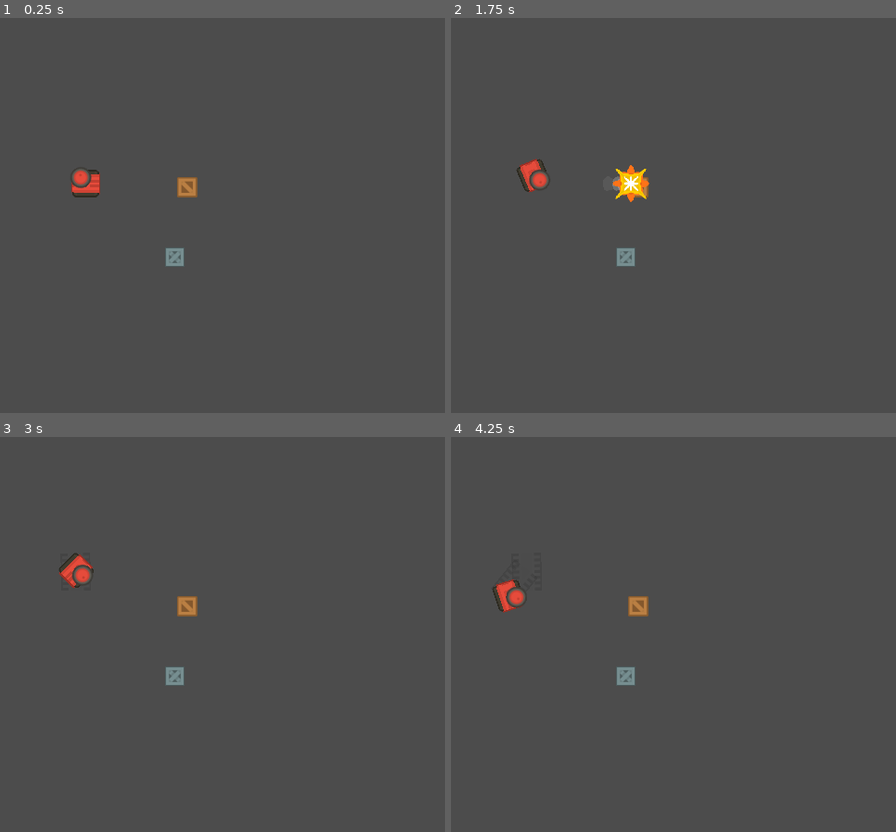
Above: before the commit, frames 1-4 (two rows, left to right).
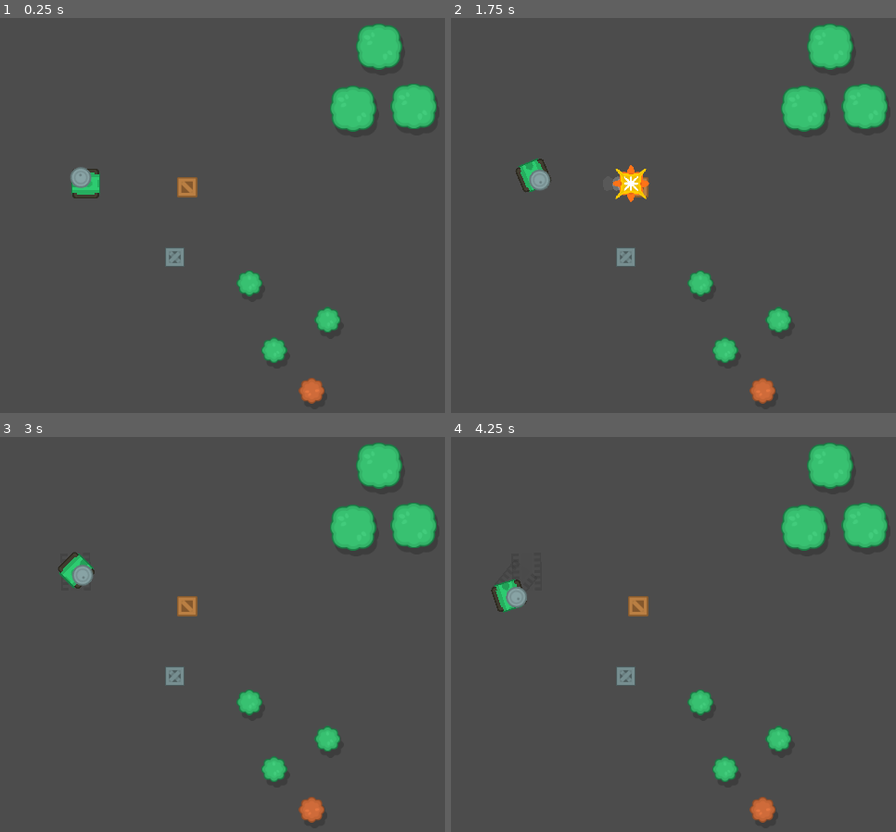
Above: after the commit, the same moments.

Repository: RuanSR/rogue-tank-game
Game: Godot game, scene res://src/Levels/TestLevel/View/TestArea.tscn
Same seed, same stepped clock (60 frames per second), same inputs: the game is played once before the commit and once after it. The engine's default icon, where the game draws it, is replaced by a stand-in: a white triangle on a blue panel in a dark square.
Inputs (mouse positions are in pixels of both pictures, inside the frame that each line leads up to):
- Up to frame 1 (0.25 s): no input
- Up to frame 2 (1.75 s): tap Enter at 0.5 s; move the mouse to (outside the picture) at 0.52 s; hold Right (ui_right) 0.53-1.28 s; tap Space at 1.25 s; move the mouse to (593, 219) at 1.27 s; hold Down (ui_down) from 1.28 s (still down)
- Up to frame 3 (3 s): move the mouse to (364, 519) at 2.02 s; release Down (ui_down) at 2.03 s; hold Right (ui_right) 2.03-2.78 s; move the mouse to (253, 701) at 2.77 s; hold Up (ui_up) from 2.78 s (still down)
- Up to frame 4 (4.25 s): move the mouse to (outside the picture) at 3.52 s; release Up (ui_up) at 3.53 s; hold Left (ui_left) from 3.53 s (still down)

The runs differ from the first frame. In frame 1, 4.5% of the frame differs, in the area x 15-99%, y 1-98%; in frame 2, 4.5%; in frame 3, 4.6%, in the area x 13-99%, y 1-98%; in frame 4, 4.6%.

Commit message:
feat: Adicionou node Tree

Diff:
--- a/src/Levels/TestLevel/View/TestArea.tscn
+++ b/src/Levels/TestLevel/View/TestArea.tscn
@@ -1,9 +1,10 @@
-[gd_scene load_steps=6 format=2]
+[gd_scene load_steps=7 format=2]
 
 [ext_resource path="res://src/Modules/PlayerTank/View/PlayerTank.tscn" type="PackedScene" id=1]
 [ext_resource path="res://src/Modules/@World/Objects/Crate/@Assets/crateWood.png" type="Texture" id=2]
 [ext_resource path="res://src/Modules/PlayerTank/@SubModules/TankBarrel/TankBarrel.tscn" type="PackedScene" id=3]
 [ext_resource path="res://src/Modules/@World/Objects/Crate/Crate.tscn" type="PackedScene" id=4]
+[ext_resource path="res://src/Modules/@World/Tree/Tree.tscn" type="PackedScene" id=5]
 
 [sub_resource type="RectangleShape2D" id=1]
 extents = Vector2( 517.25, 14 )
@@ -45,7 +46,36 @@
 
 [node name="PlayerTank" parent="." instance=ExtResource( 1 )]
 position = Vector2( 231, 282 )
+selected_skin_index = 12
 
 [node name="TankBarrel" parent="PlayerTank" instance=ExtResource( 3 )]
+selected_skin_index = 6
+
+[node name="Nature" type="Node" parent="."]
+
+[node name="Tree" parent="Nature" instance=ExtResource( 5 )]
+position = Vector2( 543, 569 )
+selected_skin_index = 1
+
+[node name="Tree2" parent="Nature" instance=ExtResource( 5 )]
+position = Vector2( 491, 513 )
+
+[node name="Tree6" parent="Nature" instance=ExtResource( 5 )]
+position = Vector2( 565, 471 )
+
+[node name="Tree7" parent="Nature" instance=ExtResource( 5 )]
+position = Vector2( 457, 420 )
+
+[node name="Tree3" parent="Nature" instance=ExtResource( 5 )]
+position = Vector2( 600, 178 )
+selected_skin_index = 2
+
+[node name="Tree4" parent="Nature" instance=ExtResource( 5 )]
+position = Vector2( 684, 175 )
+selected_skin_index = 2
+
+[node name="Tree5" parent="Nature" instance=ExtResource( 5 )]
+position = Vector2( 636, 92 )
+selected_skin_index = 2
 
 [editable path="Crate2"]
--- /dev/null
+++ b/src/Modules/@World/Tree/Tree.tscn
@@ -0,0 +1,30 @@
+[gd_scene load_steps=5 format=2]
+
+[ext_resource path="res://src/Modules/Managers/SkinManager/SkinManager.tscn" type="PackedScene" id=2]
+[ext_resource path="res://src/Modules/@World/Tree/tree_view.gd" type="Script" id=3]
+[ext_resource path="res://src/Modules/@World/Tree/@Assets/treeBrown_large.png" type="Texture" id=4]
+
+[sub_resource type="CircleShape2D" id=1]
+
+[node name="Tree" type="StaticBody2D"]
+z_index = 25
+collision_layer = 4
+collision_mask = 0
+script = ExtResource( 3 )
+__meta__ = {
+"_edit_group_": true
+}
+path_skins = "res://src/Modules/@World/Tree/@Assets/"
+
+[node name="Shadow" type="Sprite" parent="."]
+modulate = Color( 0, 0, 0, 0.2 )
+position = Vector2( 4, 8 )
+texture = ExtResource( 4 )
+
+[node name="Sprite" type="Sprite" parent="."]
+texture = ExtResource( 4 )
+
+[node name="Collision" type="CollisionShape2D" parent="."]
+shape = SubResource( 1 )
+
+[node name="SkinManager" parent="." instance=ExtResource( 2 )]
--- /dev/null
+++ b/src/Modules/@World/Tree/tree_view.gd
@@ -0,0 +1,18 @@
+tool
+extends StaticBody2D
+
+export var path_skins: String
+
+export var selected_skin_index: int = 0 setget set_selected_skin_index
+
+func _ready():
+	$Sprite.set_texture($SkinManager.get_sprite_texture())
+	$Shadow.set_texture($SkinManager.get_sprite_texture())
+
+func set_selected_skin_index(value):
+	selected_skin_index = value
+	$Sprite.set_texture($SkinManager.get_sprite_texture())
+	$Shadow.set_texture($SkinManager.get_sprite_texture())
+
+	if (Engine.is_editor_hint()):
+		update()
--- a/src/Modules/Managers/SkinManager/skin_manager.gd
+++ b/src/Modules/Managers/SkinManager/skin_manager.gd
@@ -95,6 +95,7 @@
 	sprite.set_texture(selected_texture)
 
 func get_sprite_texture() -> Texture:
+	print(selected_texture)
 	_load_texture()
 	return selected_texture;
 
Binary file added: src/Modules/@World/Tree/@Assets/treeBrown_large.png
Not shown, added: src/Modules/@World/Tree/@Assets/treeBrown_large.png.import
Binary file added: src/Modules/@World/Tree/@Assets/treeBrown_small.png
Not shown, added: src/Modules/@World/Tree/@Assets/treeBrown_small.png.import
Binary file added: src/Modules/@World/Tree/@Assets/treeGreen_large.png
Not shown, added: src/Modules/@World/Tree/@Assets/treeGreen_large.png.import
Binary file added: src/Modules/@World/Tree/@Assets/treeGreen_small.png
Not shown, added: src/Modules/@World/Tree/@Assets/treeGreen_small.png.import
